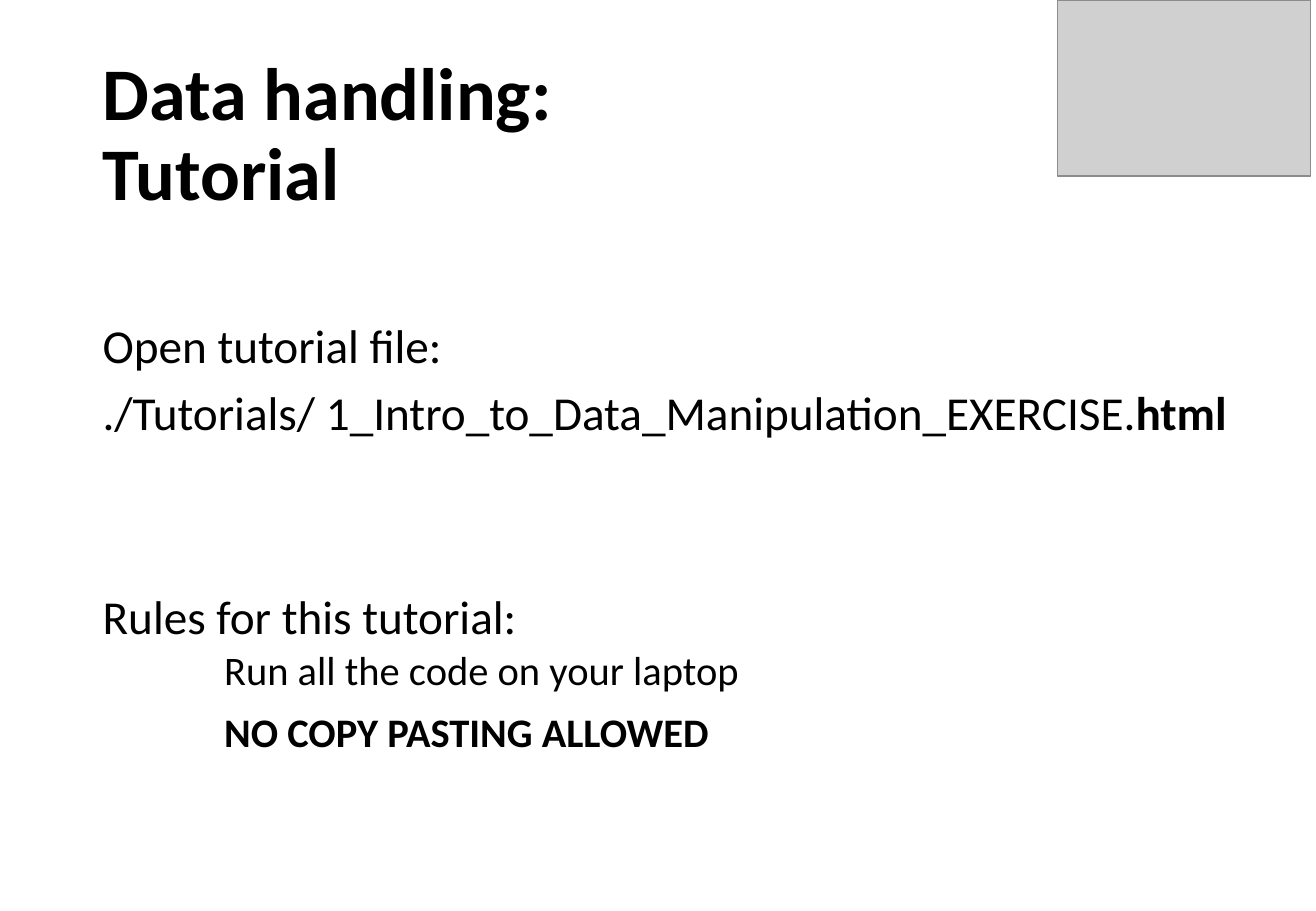
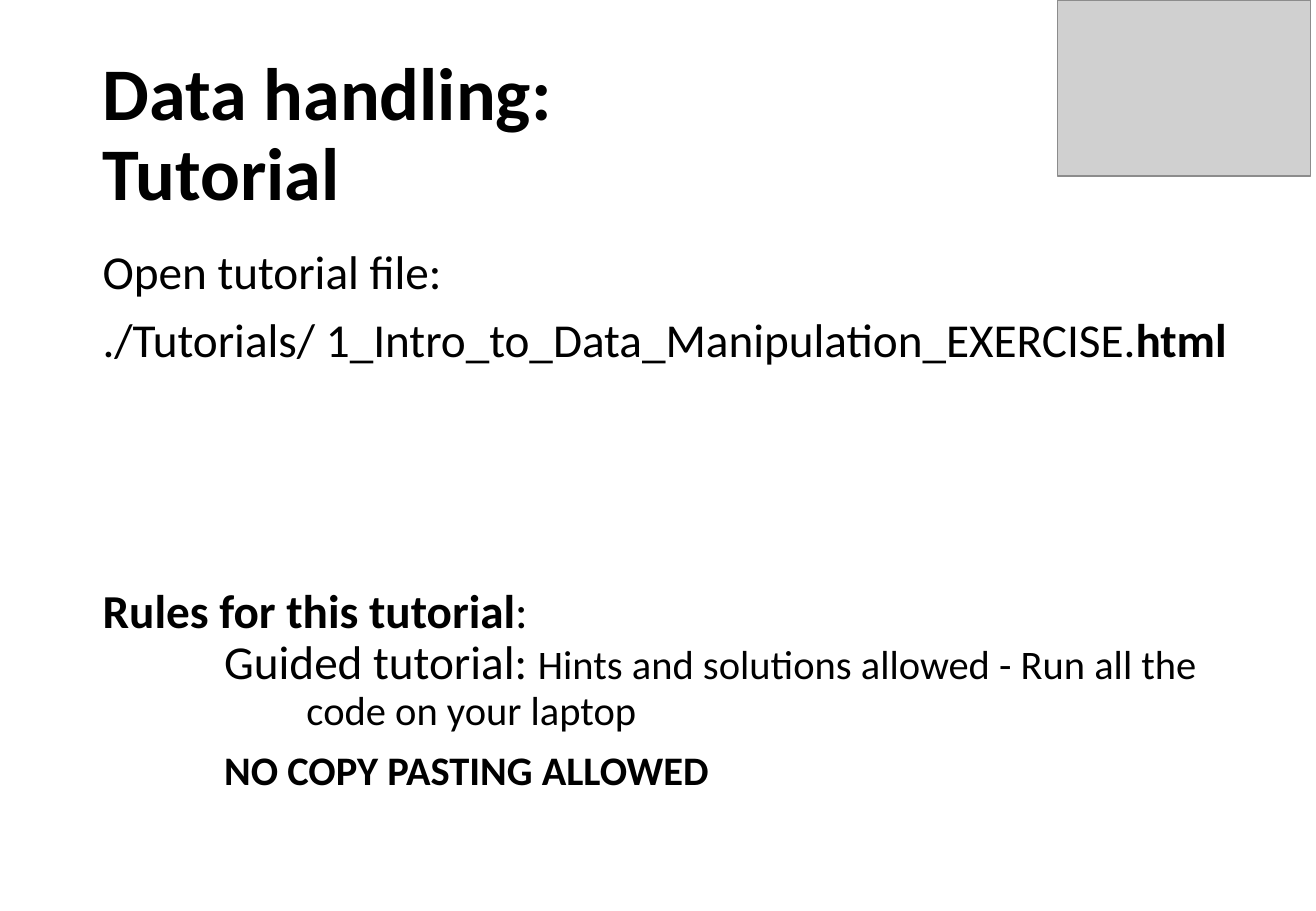
Before and after one commit to ramsyagha/tutorials, a slide deck: slide 36 of Lectures/1_Introduction to R.pptx (slide 30 before the commit). Drawn at 1316x911 pixels with LibreOffice and Linux fonts; fonts in the diff are those of the drawing; grey boxes stand for pictures. Boxes give left, top, right and bottom in pixels: in the first picture for what was removed or moved away, otherwise in the second. Text is boxed around its words. In the diff, an @@ line names an element or a change of style, - is before the commit and + after.

```diff
--- a/Lectures/1_Introduction to R.pptx
+++ b/Lectures/1_Introduction to R.pptx
@@ text at (103,595,1196,732): text changed @@
-Rules for this tutorial:
-Run all the code on your laptop
+Rules for this tutorial:
+Guided tutorial: Hints and solutions allowed - Run all the code on your laptop
```
Also in this commit, not shown: 25 other slides changed, 15 slides added, 1 slide removed.
